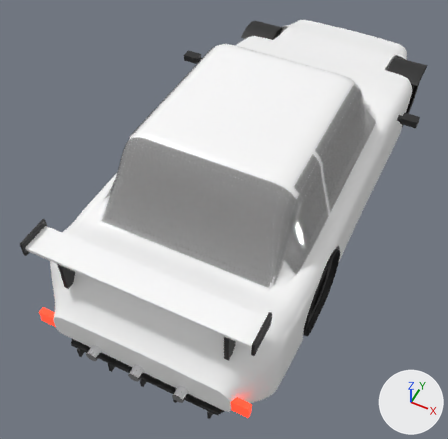
The glTF model public/models/cars/hakone_type_r.glb: old version first, new version second.
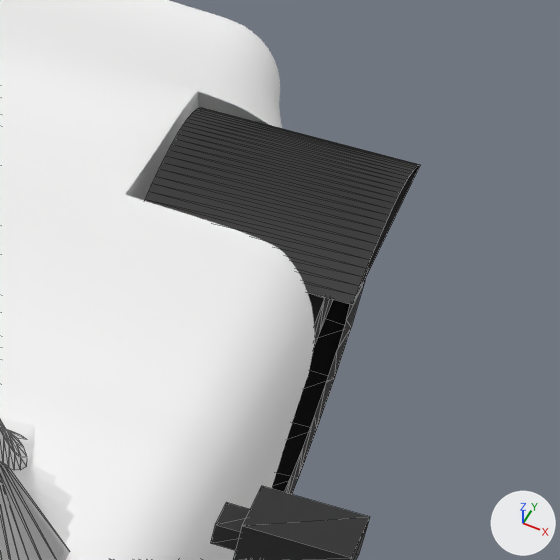
The first picture shows the older version from a 50 mm camera at (1.53, -4.22, 4.34) aimed at (-0.12, -0.93, 0.22). The close-ups show the older and then the newer version on the part from 82% to 100% of the width and 9% to 28% of the height of that picture. Only the edits that show in the close-ups are written down. Every picture has the same lights, and +X, +Y and +Z are marked at lower right. The close-ups show mesh edges as thin lines. Where no turn or scale is listed for an object, it has been applied to the vertices. Vertices at exactly the same position are counted once.

Objects in the first close-up: 'Body', 'Glass', 'Trim', 'Wheel_FR'.
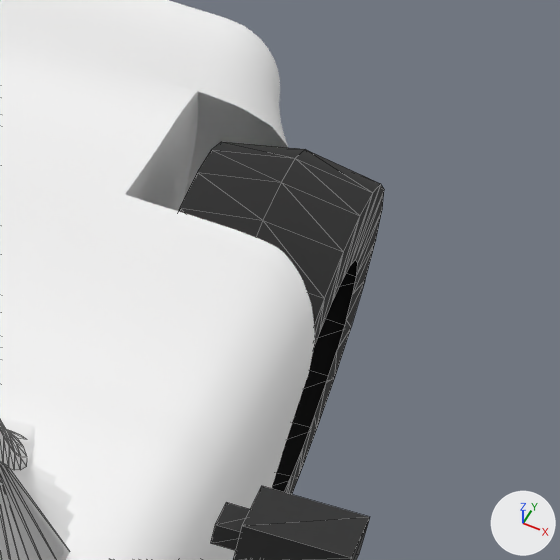
Where the change shows, as pixel boxes [x1, y1, x2, y2] in the close-ups (560 x 560 px):
'Trim', reshaped: before [145, 108, 420, 560]; after [211, 486, 370, 560]
part 1 of me_mirror_l_stalk, deleted (black): before [145, 108, 420, 304]
'Wheel_FR', unchanged, uncovered by the edit: before [272, 278, 366, 494]; after [179, 142, 384, 494]

The change in detail:
me_mirror_l_stalk is used by ob_trim; location (-0.993, 0.293, 0.878).
me_mirror_l_stalk had 396 vertices, 500 faces and spanned x -0.15..2.14, y -2.84..1.79, z -0.86..0.29.
me_mirror_l_stalk now has 284 vertices, 388 faces and spans x -0.15..2.14, y -2.84..1.79, z -0.86..0.29.
me_mirror_l_stalk part 1: the loose piece of 56 vertices spanning x 1.62..1.96, y 0.88..1.27, z -0.23..-0.18 is deleted.
Other edits to the shape of me_mirror_l_stalk do not show in these pictures.
